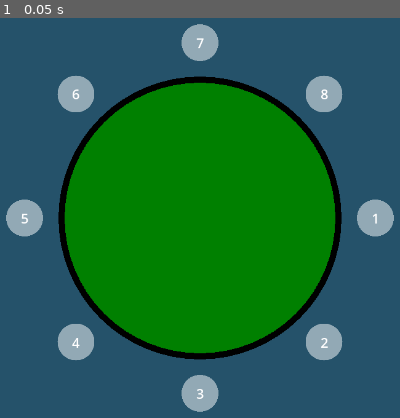
Above: before the commit, frame 1.
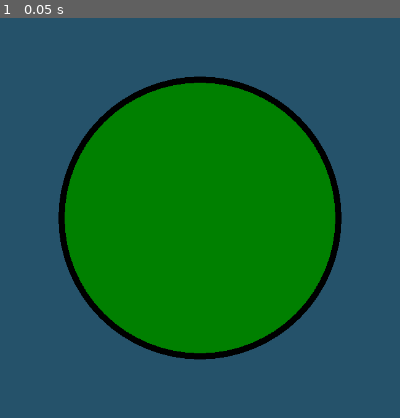
Above: after the commit, the same moment.

Repository: mikechuck/poker-game
Game: Godot game, scene res://scenes/main.tscn
Same seed, same stepped clock (60 frames per second), same inputs: the game is played once before the commit and once after it.
Inputs:
- Up to frame 1 (0.05 s): no input

The runs differ from the first frame. In frame 1, 5.4% of the frame differs, in the area x 1-99%, y 1-99%.

Commit message:
fixed multiple player spawning and seat logic, added player card

Diff:
--- a/scenes/player.tscn
+++ b/scenes/player.tscn
@@ -8,12 +8,12 @@
 script = ExtResource("1_4kbsb")
 
 [node name="PlayerCard" type="Node2D" parent="."]
-position = Vector2(15, 15)
+position = Vector2(-2, -12)
 script = SubResource("GDScript_xygjn")
 
 [node name="PlayerName" type="RichTextLabel" parent="PlayerCard"]
 clip_contents = false
-offset_right = 88.0
+offset_right = 212.0
 offset_bottom = 40.0
 text = "Player 1"
 fit_content = true
--- a/scripts/game_manager.gd
+++ b/scripts/game_manager.gd
@@ -1,39 +1,72 @@
 extends Node2D
 
-# Networking fields
+### Networking fields
 var is_server = false
 const server_ip_address = "0.0.0.0"
 const server_port = 8083
 
-#Scenes
+### Scenes
 @export var player_scene: PackedScene = preload("res://scenes/player.tscn")
 
-# UI Fields
+### UI Fields
 var screen_origin
-
-# Game logic fields
-
-# Server fields
+var single_angle = PI / 4
+var table_radius = 225
+
+### Game logic fields
+
+### Server fields
 var host_player: ConnectedPlayer = null
 var connected_players: Dictionary[int, ConnectedPlayer] = {}
 var player_seats: Dictionary[int, PlayerSeat] = {}
 
-# Client fields
+### Client fields
 var player = null
 
+### Start built in methods
+
 func _ready() -> void:
-	screen_origin = get_viewport_rect().size / 2
-	set_player_seats()
-
 	var args = OS.get_cmdline_args()
 	if (args.find("server_mode") >= 0):
 		is_server = true
+		screen_origin = Vector2.ZERO # Adjust for screen size on client only
 		start_server()
+		set_player_seats()
 	else:
 		is_server = false
+		screen_origin = get_viewport_rect().size / 2
 		connect_to_server()
-
-# Server networking methods
+		queue_redraw()
+
+# Called every frame. 'delta' is the elapsed time since the previous frame.
+func _process(delta: float) -> void:
+	pass
+
+func _draw() -> void:
+	# Redraw the players in their given seats
+	var seat_color = Color(1.0, 1.0, 1.0, 0.5)
+	var player_color = Color(1.0, 0.0, 0.0)
+	for seat_index in player_seats.keys():
+		var seat = player_seats[seat_index]
+		print("Seat index: %s | Seat player id: %s" % [seat_index, seat.player_id])
+		var new_seat_pos =  Vector2(seat.pos.x + screen_origin.x, seat.pos.y + screen_origin.y)
+		if (seat.player_id != 0):
+			draw_circle(new_seat_pos, 30, player_color)
+		else:
+			#var xPos = (table_radius + 60) * cos(seat.id * single_angle) + screen_origin.x
+			#var yPos = (table_radius + 60) * sin(seat.id * single_angle) + screen_origin.y
+			#var pos = Vector2(xPos, yPos)
+			draw_circle(new_seat_pos, 30, seat_color)
+			var label = Label.new()
+			label.position.x = new_seat_pos.x - 6
+			label.position.y = new_seat_pos.y - 15
+			label.text = str(seat_index + 1)
+			label.add_theme_font_size_override("font_size", 22)
+			add_child(label)
+
+### End built in methods
+
+### Server networking methods
 
 func start_server():
 	var peer = WebSocketMultiplayerPeer.new()
@@ -49,7 +82,6 @@
 	var connected_player = ConnectedPlayer.new()
 	connected_player.id = id
 	connected_players[id] = connected_player
-	connected_player.index = connected_players.size()
 	# If this was the first player to connect, set it as host player
 	if (host_player == null):
 		host_player = connected_player
@@ -66,40 +98,41 @@
 	var disconnecting_player = connected_players.get(id)
 	connected_players.erase(id)
 	if disconnecting_player.is_host && connected_players.values().size() > 0:
-		var new_host_id = connected_players.keys()[0].id
+		var new_host_id = connected_players.keys()[0]
 		host_player = connected_players.get(new_host_id)
 		print("Host left, new host is player %s" % [new_host_id])
+	# Clear the player from the seat
+	for seat in player_seats.values():
+		if seat.player_id == id:
+			seat.player_id = 0
+	update_player_seats_list.rpc(serialize_player_seats())
 	print("Number of players connected: %s" % [connected_players.size()])
 
-# End server networking methods
-
-# Start server RPCs
+### End server networking methods
+
+### Start server RPCs
 
 @rpc("any_peer")
 func client_request_seat(seat_number: int):
-	print("client is requesting seat number %s" %[seat_number])
+	print("Client is requesting seat number %s" %[seat_number])
 	var client_id = multiplayer.get_remote_sender_id()
 	var desired_seat = player_seats.get(seat_number)
-	if (desired_seat.player_id == 0):
-		# First remove them from their current seat then put them in the new seat
-		for seat in player_seats.values():
-			if (seat.player_id == client_id):
-				seat.player_id = 0
-		desired_seat.player_id = client_id
-		player_seats[seat_number] = desired_seat
-		print("Sending player seats to all clients")
-		var player_seats_dict = {}
-		for player_id in player_seats:
-			player_seats_dict[player_id] = player_seats[player_id].to_dict()
-		update_player_seats_list.rpc(player_seats_dict)
-		rpc("update_player_seats_list")
-
-	else:
-		print("Seat is not available")
-
-# End server RPCs
-
-# Player networking methods
+	if (desired_seat.player_id != 0):
+		seat_number = (seat_number + 1) % 8
+		desired_seat = player_seats.get(seat_number)
+		print("Seat is not available, assigning seat %s" % [seat_number])
+	# First remove them from their current seat then put them in the new seat
+	for seat in player_seats.values():
+		if (seat.player_id == client_id):
+			seat.player_id = 0
+	desired_seat.player_id = client_id
+	player_seats[seat_number] = desired_seat
+	print("Sending player seats to all clients")
+	update_player_seats_list.rpc(serialize_player_seats())
+
+### End server RPCs
+
+### Player networking methods
 
 func connect_to_server():
 	print("Connecting to server at ws://localhost:%s ..." % [server_port])
@@ -115,7 +148,7 @@
 
 func _on_connected():
 	print("Successfully connected to server")
-	client_request_seat.rpc_id(1, 1)
+	client_request_seat.rpc_id(1, 0)
 	print("Requesting seat number 1")
 
 func _on_connection_failed():
@@ -126,10 +159,30 @@
 
 func spawn_player(seat_details: PlayerSeat):
 	var player_instance = player_scene.instantiate()
-	player_instance.position = seat_details.pos
+	player_instance.position = seat_details.pos + screen_origin
+	player_instance.player_id = seat_details.player_id
+	connected_players[seat_details.player_id].player_node = player_instance
 	add_child(player_instance)
 
-# Client RPCs
+func clear_drawn_player_nodes():
+	for seat in player_seats.values():
+		if seat.player_node != null:
+			print("Removing node for player %s" % [seat.player_id])
+			remove_child(seat.player_node)
+			queue_free()
+
+func redraw_players():
+	for seat_index in player_seats.keys():
+		var seat = player_seats[seat_index]
+		if seat.player_id != 0:
+			print("Spawning player %s at seat %s" % [seat.player_id, seat_index])
+			var player_instance = player_scene.instantiate()
+			player_instance.position = seat.pos + screen_origin
+			player_instance.player_id = seat.player_id
+			seat.player_node = player_instance
+			add_child(player_instance)
+
+### Client RPCs
 
 @rpc("reliable")
 func assign_player_id(id):
@@ -145,39 +198,17 @@
 
 @rpc("call_remote")
 func update_player_seats_list(new_player_seats):
-	player_seats = {}
-	for id in new_player_seats.keys():
-		player_seats[id] = PlayerSeat.from_dict(new_player_seats[id])
-	print("got player seats in client, length: %s" % [player_seats])
-	#player_seats = parse_player_seats_from_json(player_seats)
-	for seat_id in player_seats.keys():
-		var seat = player_seats[seat_id]
-		if (seat.player_id != 0):
-			spawn_player(seat)
-			print("Spawning player %s at seat %s" % [seat.player_id, seat_id])
-
-# End Client RPCs
-
-# End player networking methods
-
-# Helper functions
-func parse_player_seats_from_json(json_string: String) -> Dictionary[int, PlayerSeat]:
-	var new_player_seats: Dictionary[int, PlayerSeat]
-	var dictionary_parser = JSON.new()
-	var error = dictionary_parser.parse(json_string)
-	var dictionary_data = dictionary_parser.get_data()
-	#for key in dictionary_data.keys():
-
-		#player_seats[key] = instance_from_id(dictionary_data.)
-
-	return new_player_seats
-# Called every frame. 'delta' is the elapsed time since the previous frame.
-func _process(delta: float) -> void:
-	pass
+	print("Got new player seat list")
+	clear_drawn_player_nodes()
+	player_seats = deserialize_player_seats(new_player_seats)
+	redraw_players()
+	queue_redraw()
+
+### End Client RPCs
+
+### End player networking methods
 
 func set_player_seats():
-	var single_angle = PI / 4
-	var table_radius = 225
 	for i in 8:
 		var xPos = (table_radius + 60) * cos(i * single_angle) + screen_origin.x
 		var yPos = (table_radius + 60) * sin(i * single_angle) + screen_origin.y
@@ -187,16 +218,33 @@
 		player_seat.player_id = 0
 		player_seats[i] = player_seat
 
+### Start helper functions
+
+# Converts a dict of custom objects to dict of generic objects
+func serialize_player_seats() -> Dictionary:
+	var player_seats_dict = {}
+	for player_id in player_seats:
+		player_seats_dict[player_id] = player_seats[player_id].to_dict()
+	return player_seats_dict
+
+func deserialize_player_seats(new_player_seats) -> Dictionary[int, PlayerSeat]:
+	var deserialized_player_seats: Dictionary[int, PlayerSeat] = {}
+	for id in new_player_seats.keys():
+		deserialized_player_seats[id] = PlayerSeat.from_dict(new_player_seats[id])
+	return deserialized_player_seats
+
+### End helper functions
+
+### Start custom data types
+
 class ConnectedPlayer:
 	var id: int = 0
-	var index: int = 0
 	var is_host: bool = false
 	var is_ready: bool = false
 
 	func to_dict() -> Dictionary:
 		return {
 			"id": id,
-			"index": index,
 			"is_host": is_host,
 			"is_ready": is_ready
 		}
@@ -204,7 +252,6 @@
 	static func from_dict(dict: Dictionary) -> ConnectedPlayer:
 		var instance = ConnectedPlayer.new()
 		instance.id = dict.get("id")
-		instance.index = dict.get("index")
 		instance.is_host = dict.get("is_host")
 		instance.is_ready = dict.get("is_ready")
 		return instance
@@ -212,15 +259,20 @@
 class PlayerSeat:
 	var pos: Vector2
 	var player_id: int = 0
+	var player_node: Node2D
 
 	func to_dict() -> Dictionary:
 		return {
 			"pos": pos,
-			"player_id": player_id
+			"player_id": player_id,
+			"player_node": player_node
 		}
 
 	static func from_dict(dict) -> PlayerSeat:
 		var instance = PlayerSeat.new()
 		instance.pos = dict.get("pos")
 		instance.player_id = dict.get("player_id")
+		instance.player_node = dict.get("player_node")
 		return instance
+
+### End custom data types
--- a/scripts/player.gd
+++ b/scripts/player.gd
@@ -1,9 +1,12 @@
 extends Node2D
 
+@onready var player_card = $PlayerCard
 @onready var player_name_label = $PlayerCard/PlayerName
 
+var player_id = 0
+
 func _ready() -> void:
-	player_name_label.text = "Player 2"
+	player_name_label.text = "Player %s" % [player_id]
 
 func _draw() -> void:
 	var style_box = StyleBoxFlat.new()
@@ -12,7 +15,6 @@
 	style_box.corner_radius_top_right = 20
 	style_box.corner_radius_bottom_left = 20
 	style_box.corner_radius_bottom_right = 20
-
-	var rect = Rect2(0, 0, 100, 50)
+	var rect = Rect2(player_card.position.x - 20, player_card.position.y - 10, 200, 50)
 
 	draw_style_box(style_box, rect)
--- a/scripts/table.gd
+++ b/scripts/table.gd
@@ -2,7 +2,6 @@
 
 var screen_origin
 var table_radius = 225
-var single_angle = PI / 4; # 8 players, each at pi / 4 on the table radius
 
 func _draw() -> void:
 	screen_origin = get_viewport_rect().size / 2
@@ -17,19 +16,6 @@
 	var widthOutline = 10  # The thickness of the outline
 	draw_circle(center, table_radius, colorOutline, false, widthOutline)
 
-	var playerColor = Color(1.0, 1.0, 1.0, 0.5)
-	for i in 8:
-		var xPos = (table_radius + 60) * cos(i * single_angle) + screen_origin.x
-		var yPos = (table_radius + 60) * sin(i * single_angle) + screen_origin.y
-		var pos = Vector2(xPos, yPos)
-		draw_circle(pos, 30, playerColor)
-		var label = Label.new()
-		label.position.x = pos.x - 6
-		label.position.y = pos.y - 15
-		label.text = str(i + 1)
-		label.add_theme_font_size_override("font_size", 22)
-		add_child(label)
-
 # Called when the node enters the scene tree for the first time.
 func _ready() -> void:
 	queue_redraw()
